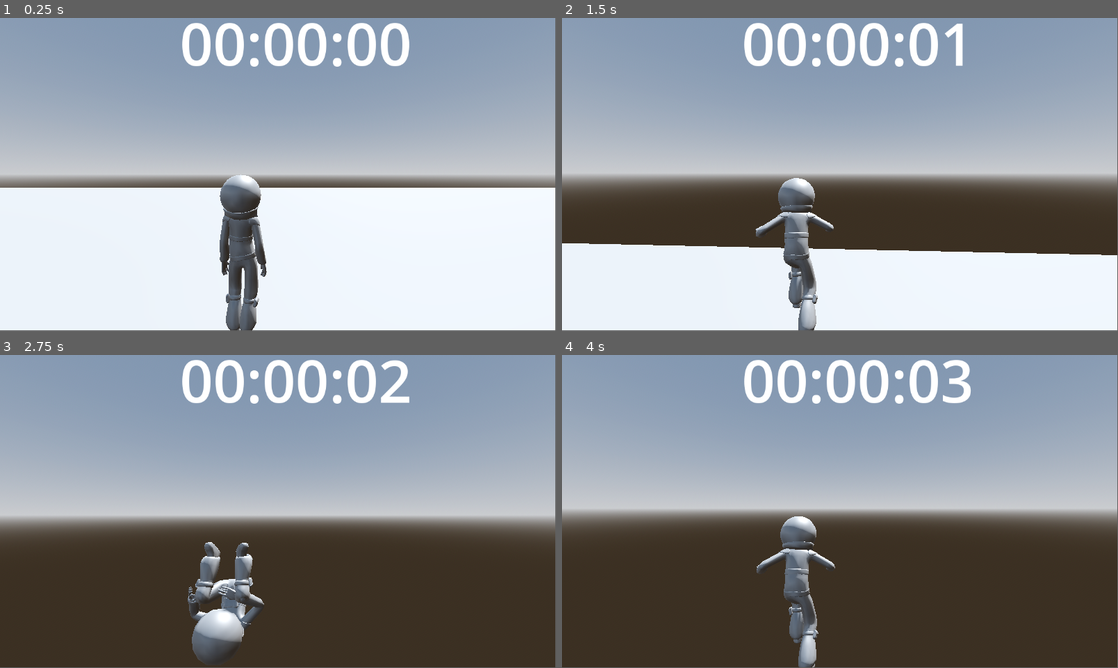
Above: before the commit, frames 1-4 (two rows, left to right).
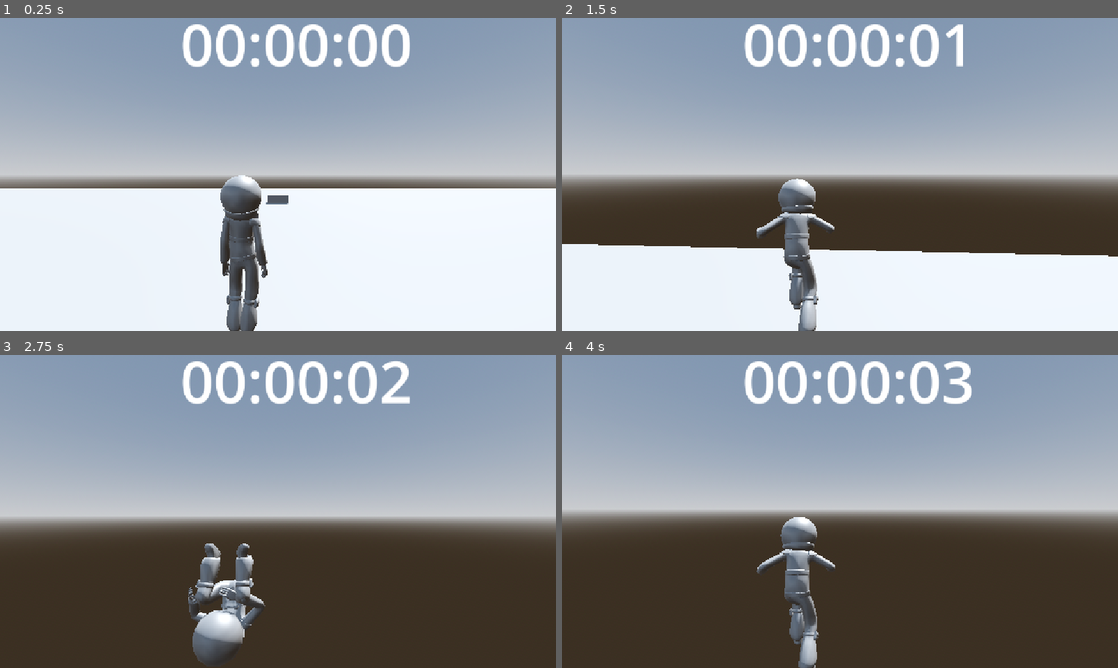
Above: after the commit, the same moments.

Repository: lostlp09/Onlyspace
Game: Godot game, scene res://only_space.tscn
Two runs of this game, one before a commit and one after it. Both use one fixed random seed, a clock stepped at 60 frames per second and the inputs below.
Inputs (mouse positions are in pixels of both pictures, inside the frame that each line leads up to):
- Up to frame 1 (0.25 s): no input
- Up to frame 2 (1.5 s): tap Enter at 0.5 s; move the mouse to (867, 171) at 0.52 s; hold W (forward) from 0.53 s (still down); tap Space (jump) at 0.6, 0.77, 1.07 s; move the mouse to (812, 174) at 1.27 s; tap R (slow) at 1.35 s
- Up to frame 3 (2.75 s): keep holding W (forward); tap Space (jump) at 1.52, 1.55, 1.82, 2.3 s; move the mouse to (289, 505) at 2.02 s; hold Shift (sprint) from 2.03 s (still down)
- Up to frame 4 (4 s): keep holding W (forward); move the mouse to (834, 514) at 2.77 s; release Shift (sprint) at 2.78 s; tap Alt at 2.85 s; tap Space (jump) at 3.02, 3.05, 3.32, 3.6, 3.77 s; move the mouse to (878, 514) at 3.52 s
In our replay, the window is 799x449 before the commit and 800x450 after it. These sizes can differ from the game's own. Grey fills any space a smaller window leaves; there, only what the larger window draws over its background counts as a difference.

The runs differ from the first frame. In frame 1, 1.7% of the frame differs, in the area x 0-100%, y 0-100%; in frame 2, 1.7%; in frame 3, 1.6%; in frame 4, 1.5%.

Commit message:
Jumppad
i think if i just add plattforms the game would be boring and because of that im adding blocks with a huge jump boost

Diff:
--- a/onlyspace/character_body_3d.gd
+++ b/onlyspace/character_body_3d.gd
@@ -7,6 +7,7 @@
 var camerayrotation = 0
 var jump = false
 var onfloor = true
+@onready var area = $"../CSGMesh3D2/Area3D"
 @onready var charartermesh:AnimationPlayer = $AuxScene.get_node("AnimationPlayer")
 
 func _ready() -> void:
@@ -16,9 +17,16 @@
 	cameraxrotation = self.rotation_degrees.x
 	camerayrotation = Camera.rotation.y
 func _physics_process(delta: float) -> void:
+	if area.has_overlapping_bodies():
+
+			for i in area.get_overlapping_bodies():
+				print(i)
+				if i == self:
+					self.velocity.y = 20
+
 	if jump == false and not is_on_floor():
 		onfloor = false
-		print(charartermesh.current_animation)
+
 		charartermesh.play("falling")
 	if jump == true and charartermesh.current_animation == "":
 		charartermesh.play("falling")
@@ -42,7 +50,6 @@
 		onfloor = true
 		jump = false
 	if (leftright != 0 or forwardbackward != 0) and jump == false and onfloor == true:
-		print("hi")
 		charartermesh.play("Running(1)1")
 
 	elif jump == false and is_on_floor():
--- a/onlyspace/only_space.tscn
+++ b/onlyspace/only_space.tscn
@@ -22,6 +22,11 @@
 [sub_resource type="CapsuleShape3D" id="CapsuleShape3D_m8ueq"]
 height = 1.77207
 
+[sub_resource type="BoxMesh" id="BoxMesh_m8ueq"]
+
+[sub_resource type="BoxShape3D" id="BoxShape3D_ny3u2"]
+size = Vector3(1, 0.991333, 1.02429)
+
 [node name="OnlySpace" type="Node3D"]
 
 [node name="WorldEnvironment" type="WorldEnvironment" parent="."]
@@ -36,7 +41,7 @@
 use_collision = true
 mesh = SubResource("BoxMesh_6u3vt")
 
-[node name="CharacterBody3D" type="CharacterBody3D" parent="."]
+[node name="CharacterBody3D" type="CharacterBody3D" parent="." groups=["player"]]
 transform = Transform3D(0.994412, 0, 0, 0, 0.994412, 0, 0, 0, 0.994412, 0, 0, 0)
 script = ExtResource("1_e5x22")
 
@@ -68,3 +73,15 @@
 theme_override_font_sizes/font_size = 121
 text = "timer"
 script = ExtResource("3_m8ueq")
+
+[node name="CSGMesh3D2" type="CSGMesh3D" parent="."]
+transform = Transform3D(1, 0, 0, 0, 0.430054, 0, 0, 0, 1, 0, 0.691719, -8.32206)
+use_collision = true
+mesh = SubResource("BoxMesh_m8ueq")
+
+[node name="Area3D" type="Area3D" parent="CSGMesh3D2"]
+transform = Transform3D(1, 0, 0, 0, 1, 0, 0, 0, 1, 0.0120636, 0.0151165, -0.00896168)
+
+[node name="CollisionShape3D" type="CollisionShape3D" parent="CSGMesh3D2/Area3D"]
+transform = Transform3D(1, 0, 0, 0, 1, 0, 0, 0, 1, 0, -0.00433373, 0.012146)
+shape = SubResource("BoxShape3D_ny3u2")
--- a/onlyspace/project.godot
+++ b/onlyspace/project.godot
@@ -15,9 +15,17 @@
 config/features=PackedStringArray("4.4")
 config/icon="res://icon.svg"
 
+[display]
+
+window/stretch/mode="canvas_items"
+
 [editor_plugins]
 
 enabled=PackedStringArray("res://addons/godot_super-wakatime/plugin.cfg")
+
+[global_group]
+
+player=""
 
 [input]
 
--- a/onlyspace/timer.gd
+++ b/onlyspace/timer.gd
@@ -3,16 +3,16 @@
 var time = 0
 # Called when the node enters the scene tree for the first time.
 func _ready() -> void:
-	pass # Replace with function body.
+    pass # Replace with function body.
 
 
 # Called every frame. 'delta' is the elapsed time since the previous frame.
 func _process(delta: float) -> void:
 
-	time += delta
-	var timeasint = int(time)
-	var oldtest = self.text
-	var seconds = timeasint % 60
-	var min = (timeasint/60) % 60
-	var hour =(timeasint/3600)
-	self.text = "%02d:%02d:%02d" % [hour, min, seconds]
+    time += delta
+    var timeasint = int(time)
+    var oldtest = self.text
+    var seconds = timeasint % 60
+    var min = (timeasint/60) % 60
+    var hour =(timeasint/3600)
+    self.text = "%02d:%02d:%02d" % [hour, min,seconds]
Not shown: 1 places in onlyspace/only_space.tscn that only renumber resources
